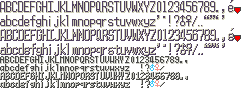
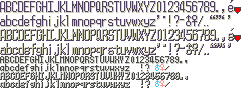
Comparing the layer stacks of the two (241, 104) images. Changes:
renamed "Pasted Layer" to "Pased Layer #1", painted on it over <box>150,15,231,87</box>
